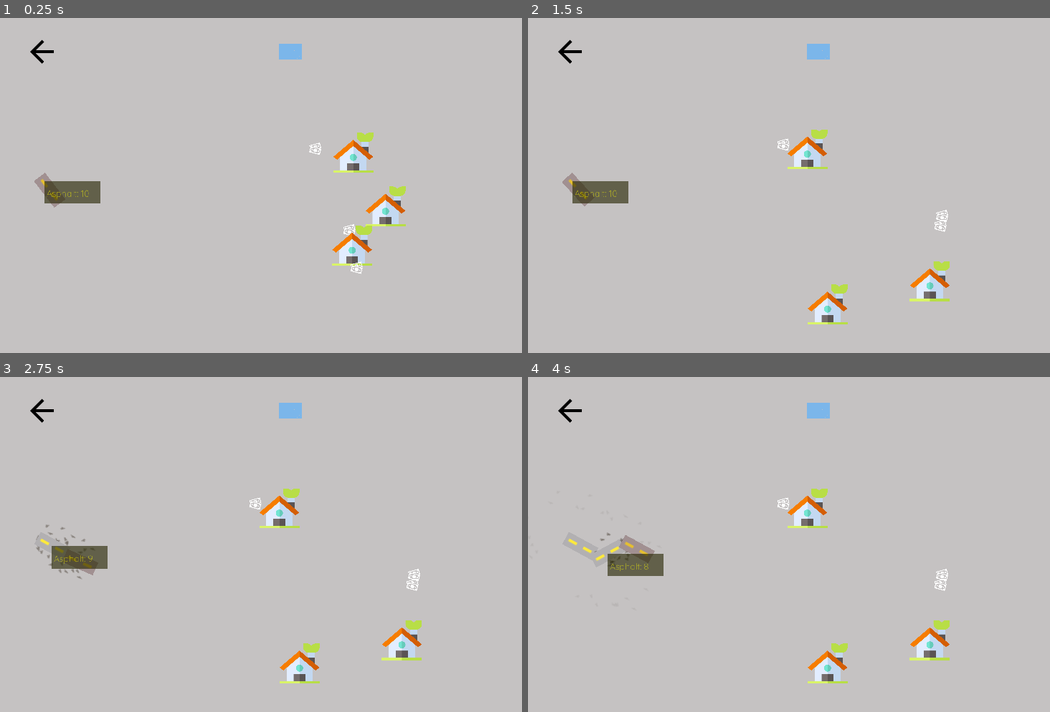
Above: before the commit, frames 1-4 (two rows, left to right).
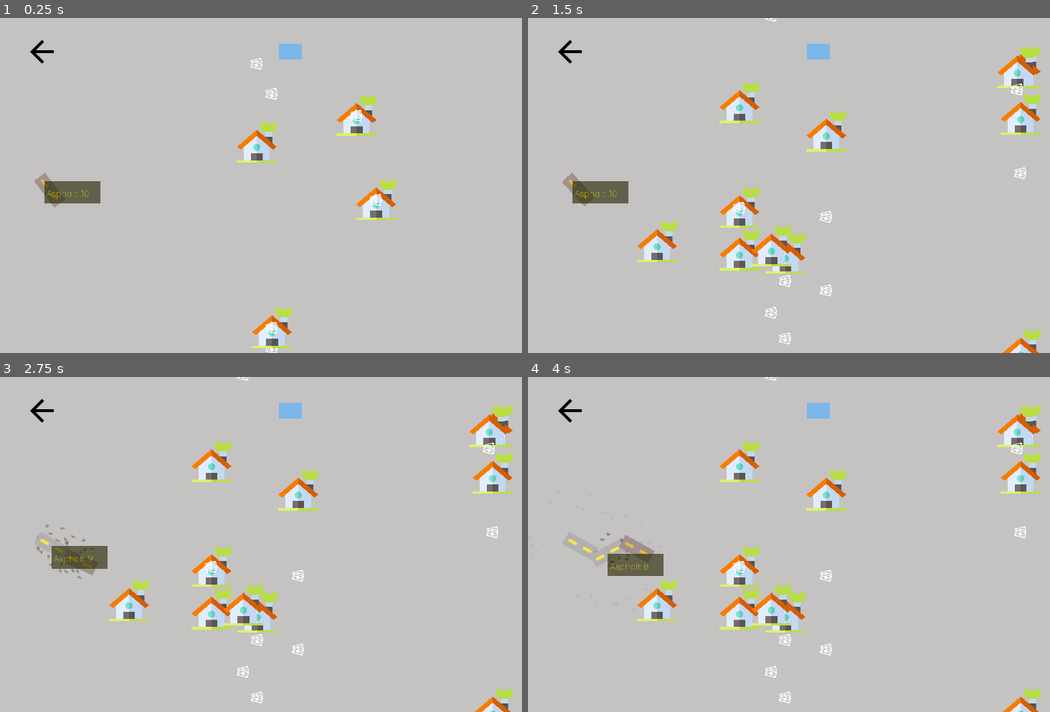
Above: after the commit, the same moments.

Repository: dfxe/godot-games
Game: Godot game, scene res://main_sceno.tscn
The game is run twice, just before and just after one commit, with the same random seed, the same clock (stepped at 60 frames per second) and the same inputs. The engine's default icon, where the game draws it, is replaced by a stand-in: a white triangle on a blue panel in a dark square.
Inputs (mouse positions are in pixels of both pictures, inside the frame that each line leads up to):
- Up to frame 1 (0.25 s): no input
- Up to frame 2 (1.5 s): tap Space (ui_select) at 0.77 s; click (569, 51) at 1.25 s
- Up to frame 3 (2.75 s): tap Space (ui_select) at 2.27 s
- Up to frame 4 (4 s): tap Space (ui_select) at 3.77 s

The runs differ from the first frame. In frame 1, 3.8% of the frame differs, in the area x 45-78%, y 11-100%; in frame 2, 7.2%, in the area x 20-99%, y 0-100%; in frame 3, 7.2%; in frame 4, 7.2%.

Commit message:
Add: procedural level generator v0.1

Diff:
--- a/road_builder/scripts/game_manager.gd
+++ b/road_builder/scripts/game_manager.gd
@@ -14,6 +14,8 @@
 onready var game_text = find_node("GameTextPanel").get_child(0)
 
 onready var rotation_on = true
+
+onready var generated_map = null
 
 onready var cost_to_plant = 1
 func update_budget(delta):
@@ -42,16 +44,19 @@
 	elif whatObj == "river":
 		pass
 	if isRandom == true:
-		var rand_p = RandomNumberGenerator.new()
+		"""var rand_p = RandomNumberGenerator.new()
 		rand_p.randomize()
 		var x_pos = rand_p.randf_range(-100,250)
 		rand_p.randomize()
 		var y_pos = rand_p.randf_range(-100,250)
 		target_point_obj.position.x = x_pos
 		target_point_obj.position.y = y_pos
-
+		"""
+		var rand_p = RandomNumberGenerator.new()
+		rand_p.randomize()
+		var fg=generated_map[rand_p.randi_range(0,len(generated_map)-1)]
+		target_point_obj.position = fg[rand_p.randi_range(0,len(fg)-1)]
 	else:
-		#Need a level layout, a sensible one
 		pass
 	add_child(target_point_obj)
 
@@ -64,6 +69,22 @@
 func start_level_timer():
 	var main_timer = find_node("LevelTimer")
 
+func generate_levels():
+	var level_map = []
+	var lvl = []
+	#resolution for s21: 1440x3200
+	var x = -1000
+	var y = -1000
+	var rand_p = RandomNumberGenerator.new()
+	rand_p.randomize()
+	for _i in range(8):
+		lvl = []
+		x=rand_p.randi_range(-500,1000)
+		for _j in range(10):
+			y=(rand_p.randi_range(-500,1000))
+			lvl.append(Vector2(x,y))
+		level_map.append(lvl)
+	return level_map
 
 # Called when the node enters the scene tree for the first time.
 func start():
@@ -71,7 +92,10 @@
 	score = 0
 	game_text.text = asphalt_message+str(asphalt_left)
 	game_text_panel.rect_position = $PlayerRoad.get_global_position()
-	generate_target_points(4)
+
+	generated_map=generate_levels()
+	generate_target_points(30)
+
 	start_level_timer()
 
 func _ready():
@@ -81,8 +105,10 @@
 func _process(delta):
 	if Input.is_action_just_pressed("reload_scene"):
 		get_tree().reload_current_scene()
+
 func pressed_reload():
 	get_tree().reload_current_scene()
+
 func game_over(message):
 	canPlant=false
 	rotation_on = false
